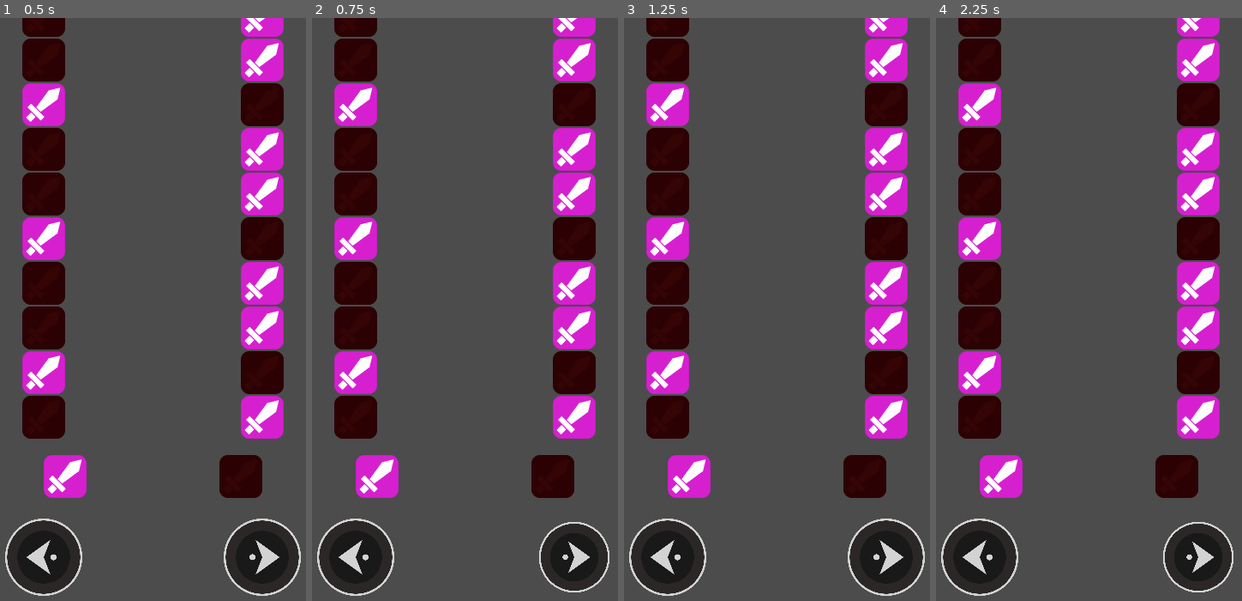
Above: before the commit, frames 1-4 (left to right).
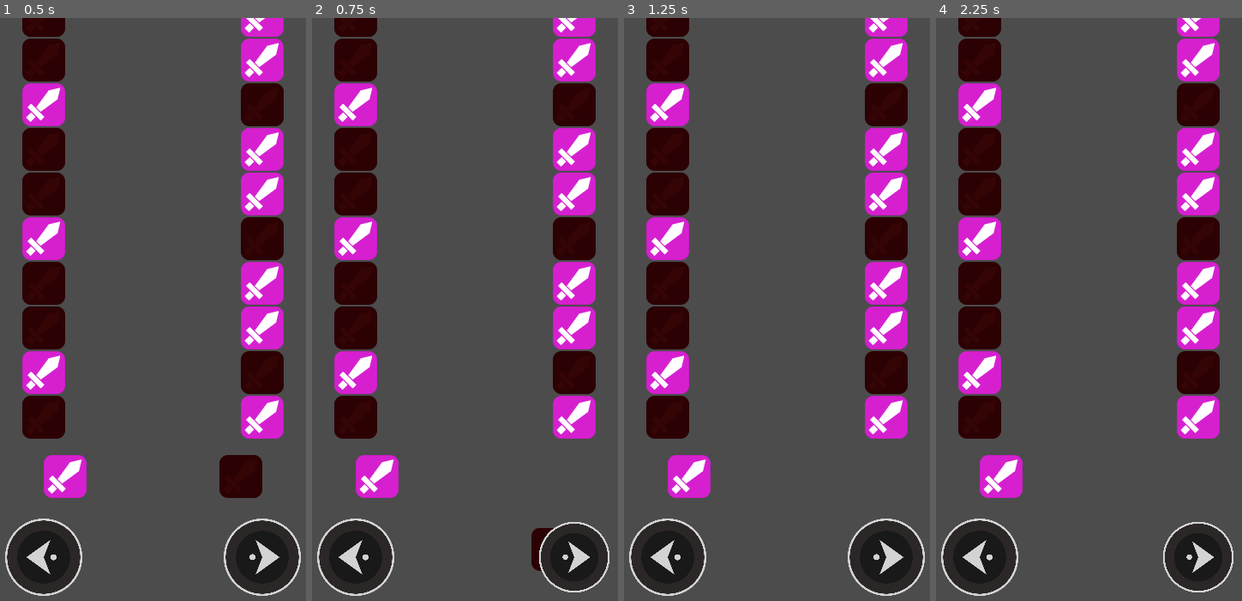
Above: after the commit, the same moments.

Repository: Raizu548/JAM-ChacoDevs
Game: Godot game, scene res://juego/nivel/Nivel.tscn
The game is run twice, just before and just after one commit, with the same random seed, the same clock (stepped at 60 frames per second) and the same inputs. The project has no main scene, so this scene is started directly.
Inputs:
- Up to frame 1 (0.5 s): no input
- Up to frame 2 (0.75 s): tap Enter at 0.5 s; tap Right (flecha_der) at 0.6 s
- Up to frame 3 (1.25 s): no input
- Up to frame 4 (2.25 s): tap Space at 1.25 s; hold Left (flecha_izq) 1.28-2.03 s; tap Right (flecha_der) at 1.35, 2.1 s; tap Enter at 2 s

Frame 1 is identical in both runs. In frame 2, 1.3% of the frame differs, in the area x 71-86%, y 74-95%; in frame 3, 1.0%; in frame 4, 1.0%.

Commit message:
movimiento hacia abajo
El cuadro se mueve hacia abajo cuando el boton es presionado

Diff:
--- a/juego/botones/BotonFlecha.tscn
+++ b/juego/botones/BotonFlecha.tscn
@@ -36,6 +36,8 @@
 }
 
 [node name="BotonFlecha" type="Node2D"]
+z_index = 20
+z_as_relative = false
 script = ExtResource( 2 )
 
 [node name="Button" type="Button" parent="."]
--- a/juego/nivel/Nivel.gd
+++ b/juego/nivel/Nivel.gd
@@ -6,7 +6,8 @@
 onready var botonIzq = $BotonIzq
 onready var contPosIzq = $ConPosIzq
 onready var contPosDer = $ConPosDer
-onready var areaIzq = $Area2D
+onready var posFueraDer = $PositionFueraDer
+onready var tween = $TweenDer
 
 var arregloIZq: Array
 
@@ -35,6 +36,10 @@
 		botonDer.esPresionado()
 		var objeto: CuadroAccion = get_node("contenedorDer").get_child(0)
 		print(objeto.get_tipo())
+		tween.interpolate_property(objeto,"position",objeto.global_position,posFueraDer.global_position,
+		0.3, Tween.TRANS_LINEAR,Tween.EASE_IN_OUT)
+		tween.start()
+
 	elif Input.is_action_just_pressed("flecha_izq"):
 		botonIzq.esPresionado()
 
--- a/juego/nivel/Nivel.tscn
+++ b/juego/nivel/Nivel.tscn
@@ -95,3 +95,8 @@
 [node name="contenedorIzq" type="Node" parent="."]
 
 [node name="contenedorDer" type="Node" parent="."]
+
+[node name="PositionFueraDer" type="Position2D" parent="."]
+position = Vector2( 315, 752 )
+
+[node name="TweenDer" type="Tween" parent="."]
